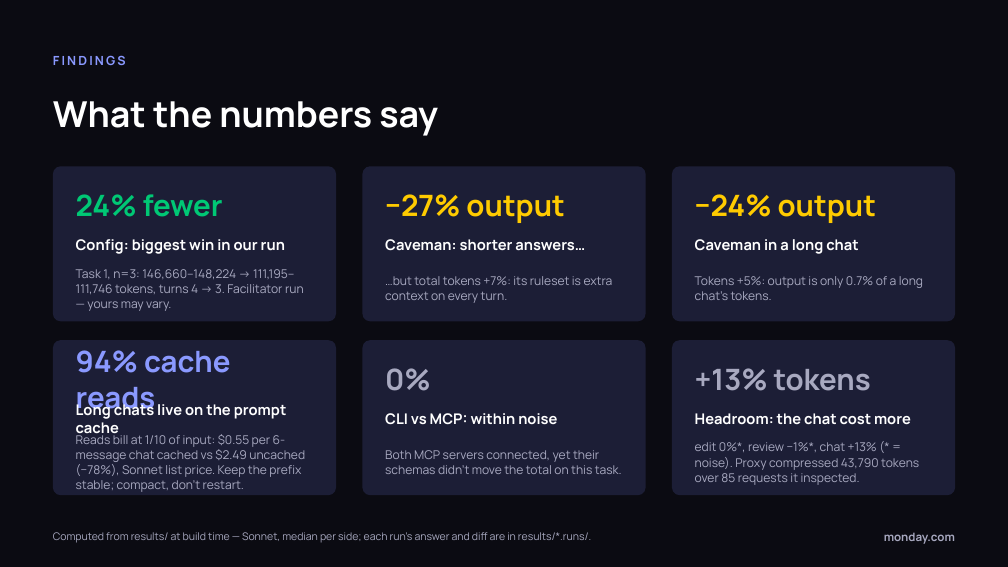
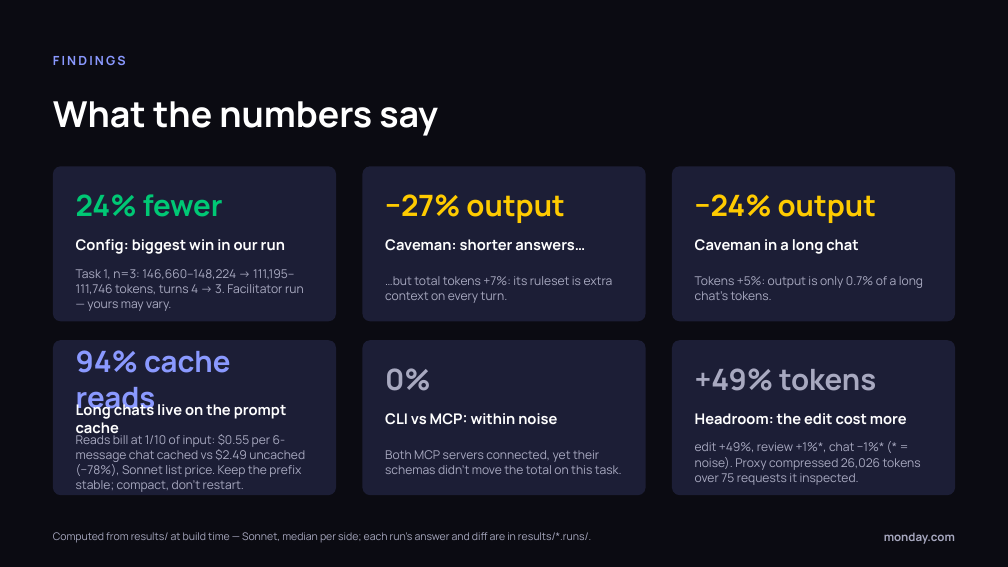
Before and after one commit to mxvtk/token-lab, a slide deck: slide 15 of deck/token-spend-workshop.pptx. Drawn at 1008x567 pixels with LibreOffice and Linux fonts; fonts in the diff are those of the drawing. Boxes give left, top, right and bottom in pixels: in the first picture for what was removed or moved away, otherwise in the second. Text is boxed around its words. In the diff, an @@ line names an element or a change of style, - is before the commit and + after.

```diff
--- a/deck/token-spend-workshop.pptx
+++ b/deck/token-spend-workshop.pptx
@@ text at (695,368,876,391): text changed @@
-+13% tokens
++49% tokens
@@ text at (695,413,907,425): text changed @@
-Headroom: the chat cost more
+Headroom: the edit cost more
@@ text at (695,442,921,485): text changed @@
-edit 0%*, review −1%*, chat +13% (* = noise). Proxy compressed 43,790 tokens over 85 requests it inspected.
+edit +49%, review +1%*, chat −1%* (* = noise). Proxy compressed 26,026 tokens over 75 requests it inspected.
```
Also in this commit, not shown: 1 other slide changed, 2 slides added, 1 slide removed, 37 other files.
